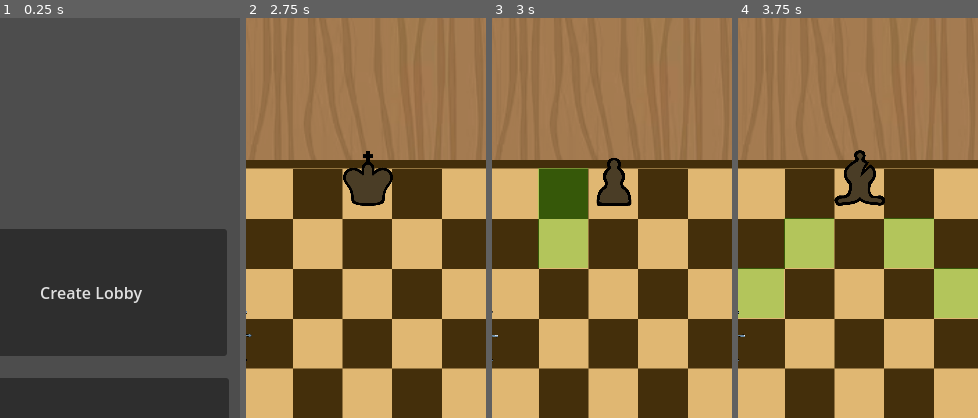
Above: before the commit, frames 1-4 (left to right).
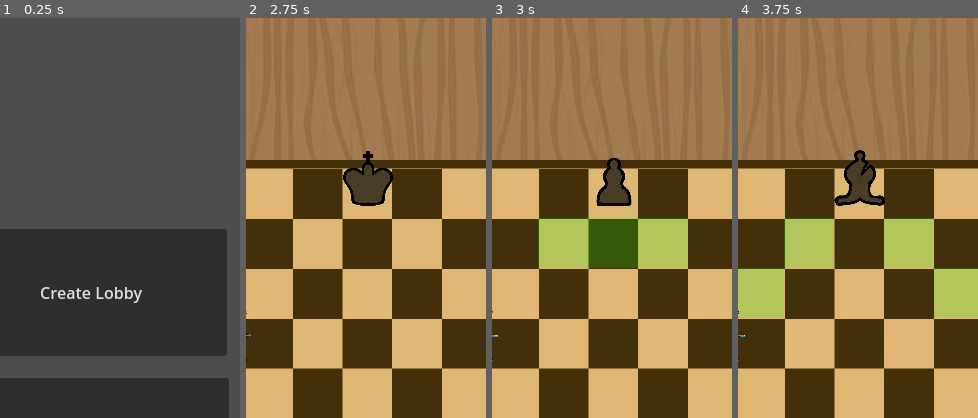
Above: after the commit, the same moments.

Repository: mljkvc/Blokejd-GameJam
Game: Godot game, scene res://scenes/Main.tscn
Two runs of this game, one before a commit and one after it. Both use one fixed random seed, a clock stepped at 60 frames per second and the inputs below.
Inputs (mouse positions are % of the whole screen's width and height, from its top left):
- Up to frame 1 (0.25 s): no input
- Up to frame 2 (2.75 s): click "Create Lobby" at 0.5 s; click "Join Lobby" at 1.25 s; click (26, 89) at 2 s
- Up to frame 3 (3 s): click (11, 86) at 2.75 s
- Up to frame 4 (3.75 s): click (30, 86) at 3.5 s
The pictures show only the part of the screen within x 29-79%, y 5-55%; the shares and areas given below are measured in that part.

Frames 1-2 are identical in both runs. In frame 3, 7.8% of the frame differs, in the area x 19-82%, y 37-63%; in frame 4, nothing differs.
Error in both runs: Out of bounds get index '0' (on base: 'PackedStringArray') (res://scripts/main_menu.gd:17)

Commit message:
pawn shit

Diff:
--- a/scripts/main_scene.gd
+++ b/scripts/main_scene.gd
@@ -133,9 +133,9 @@
 			your_king.piece.texture = load("res://sprites/chess_pieces/crni_piun.png")
 			var sign = -1
 		var new_coords = []
-		new_coords.append(coord + Vector2(0,your_king.your_color))
-		new_coords.append(coord + Vector2(1,your_king.your_color))
-		new_coords.append(coord + Vector2(-1,your_king.your_color))
+		new_coords.append(coord + Vector2(your_king.your_color, 0))
+		new_coords.append(coord + Vector2(your_king.your_color, 1))
+		new_coords.append(coord + Vector2(your_king.your_color, -1))
 		available_tiles_array = new_coords.filter(is_valid).map(matrix_representation_to_tile_name)
 
 
